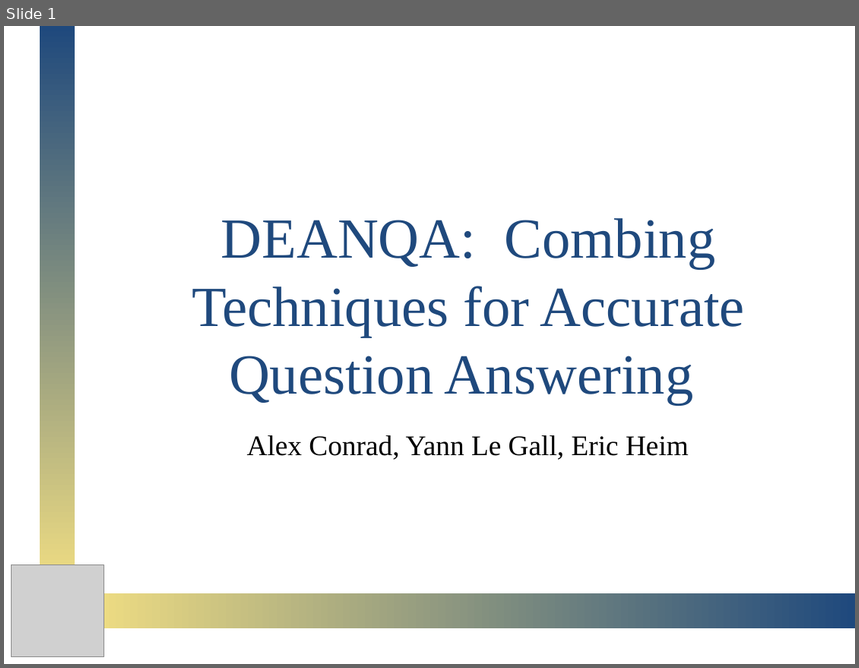
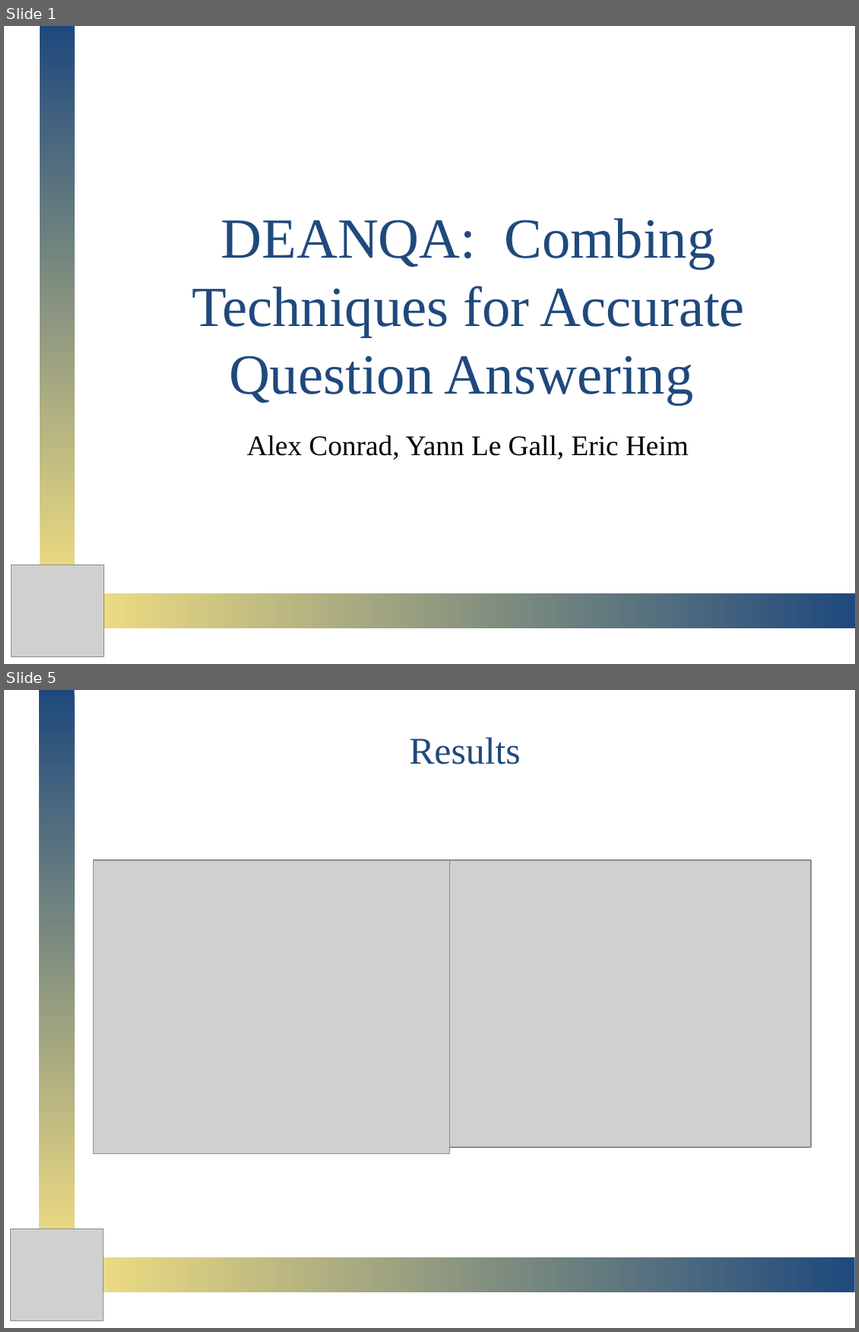
Before and after one commit to omgpotatoes/DEANQA, a slide deck: presentation/DeanQA.pptx. Shown one above the other, each under a label of ours: slide 1 before the commit, slides 1 and 5 after it; the slides between them are not shown. The pictures are 859x668 and 859x1332 pixels, drawn with LibreOffice and Linux fonts; fonts in the diff are those of the drawing; grey boxes stand for pictures. Boxes give left, top, right and bottom in pixels: in the first picture for what was removed or moved away, otherwise in the second. Text is boxed around its words. In the diff, an @@ line names an element or a change of style, - is before the commit and + after.

Commit message:
Added my SVM slides, System Model, Results, Conclusions, and References

```diff
--- a/presentation/DeanQA.pptx
+++ b/presentation/DeanQA.pptx
@@ slide 5 added at (4,690,855,1328), background #FFFFFF @@
@@ rectangle added at (39,691,75,1246), fill gradient #D2DDF1 to #1F497D to #EEDC82 @@
@@ title added at (409,737,520,764), 32 pt, text #1F497D @@
+Results
@@ picture added at (94,860,450,1154) @@
@@ picture added at (450,860,811,1148) @@
@@ picture added at (11,1229,104,1321) @@
@@ rectangle added at (94,1258,854,1293), fill gradient #D2DDF1 to #1F497D to #EEDC82 @@
```
Also in this commit, not shown: 1 slide changed, 4 other slides added.
